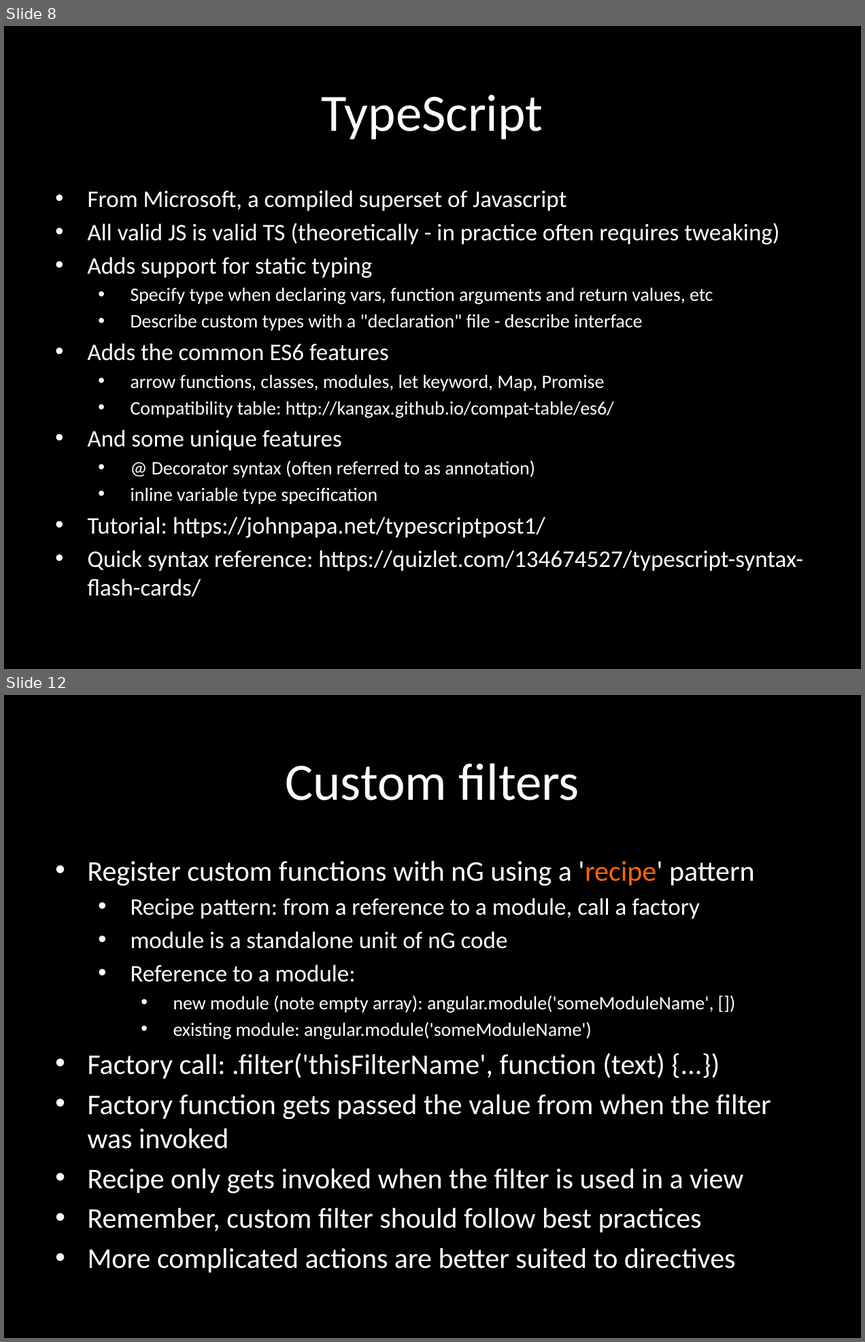
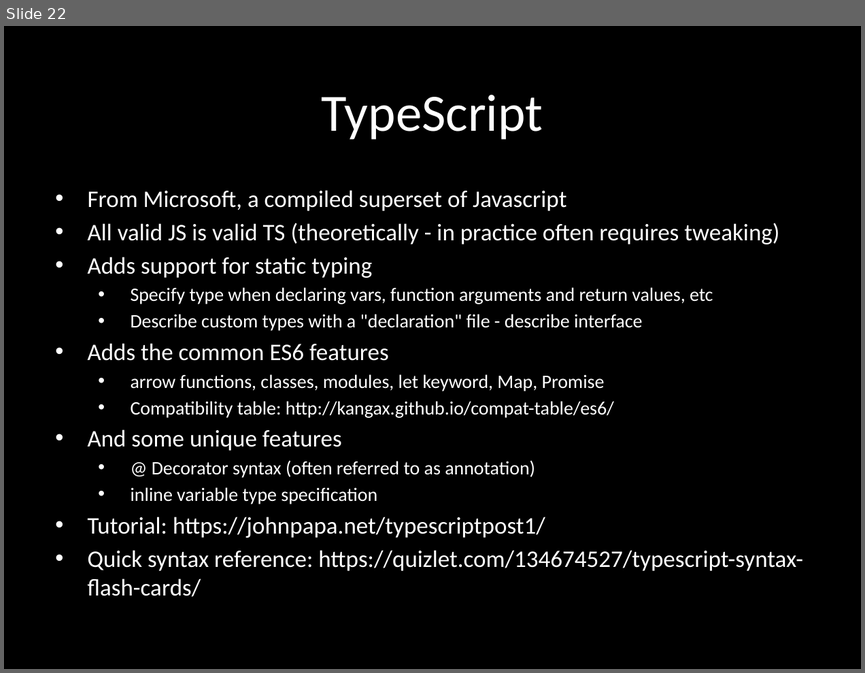
Before and after one commit to eliasjames/training-angular, a slide deck: slides/Angular Slides Day 4.pptx. Shown one above the other, each under a label of ours: slides 8 and 12 before the commit, slide 22 after it; the slides between them are not shown. The pictures are 865x1342 and 865x673 pixels, drawn with LibreOffice and Linux fonts; fonts in the diff are those of the drawing. Boxes give left, top, right and bottom in pixels: in the first picture for what was removed or moved away, otherwise in the second. Text is boxed around its words. In the diff, an @@ line names an element or a change of style, - is before the commit and + after.

```diff
--- a/slides/Angular Slides Day 4.pptx
+++ b/slides/Angular Slides Day 4.pptx
@@ slide 12 removed at bbox=[4, 695, 861, 1338], background #000000 @@
@@ title removed at bbox=[285, 763, 579, 800] @@
-Custom filters
@@ subtitle removed at bbox=[88, 860, 771, 1272] @@
-• Register custom functions with nG using a 'recipe' pattern
-  • Recipe pattern: from a reference to a module, call a factory
-  • module is a standalone unit of nG code
-  • Reference to a module:
-    • new module (note empty array): angular.module('someModuleName', [])
-    • existing module: angular.module('someModuleName')
-• Factory call: .filter('thisFilterName', function (text) {...})
-• Factory function gets passed the value from when the filter was invoked
-• Recipe only gets invoked when the filter is used in a view
-• Remember, custom filter should follow best practices
-• More complicated actions are better suited to directives
@@ what was slide 8 is now slide 22 @@
```
Also in this commit, not shown: 1 slide changed, 12 slides added, 4 other slides removed, 1 other file.
